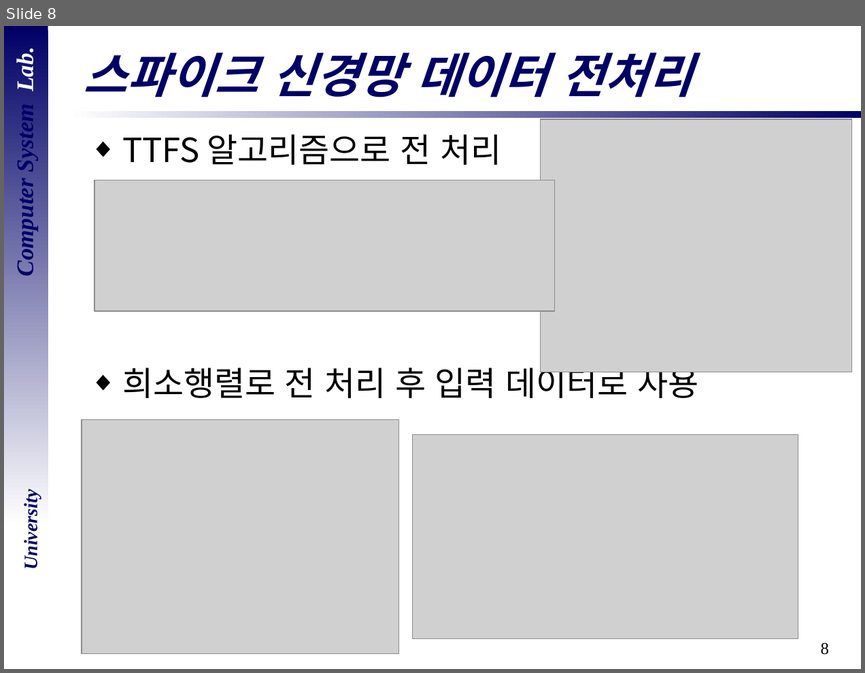
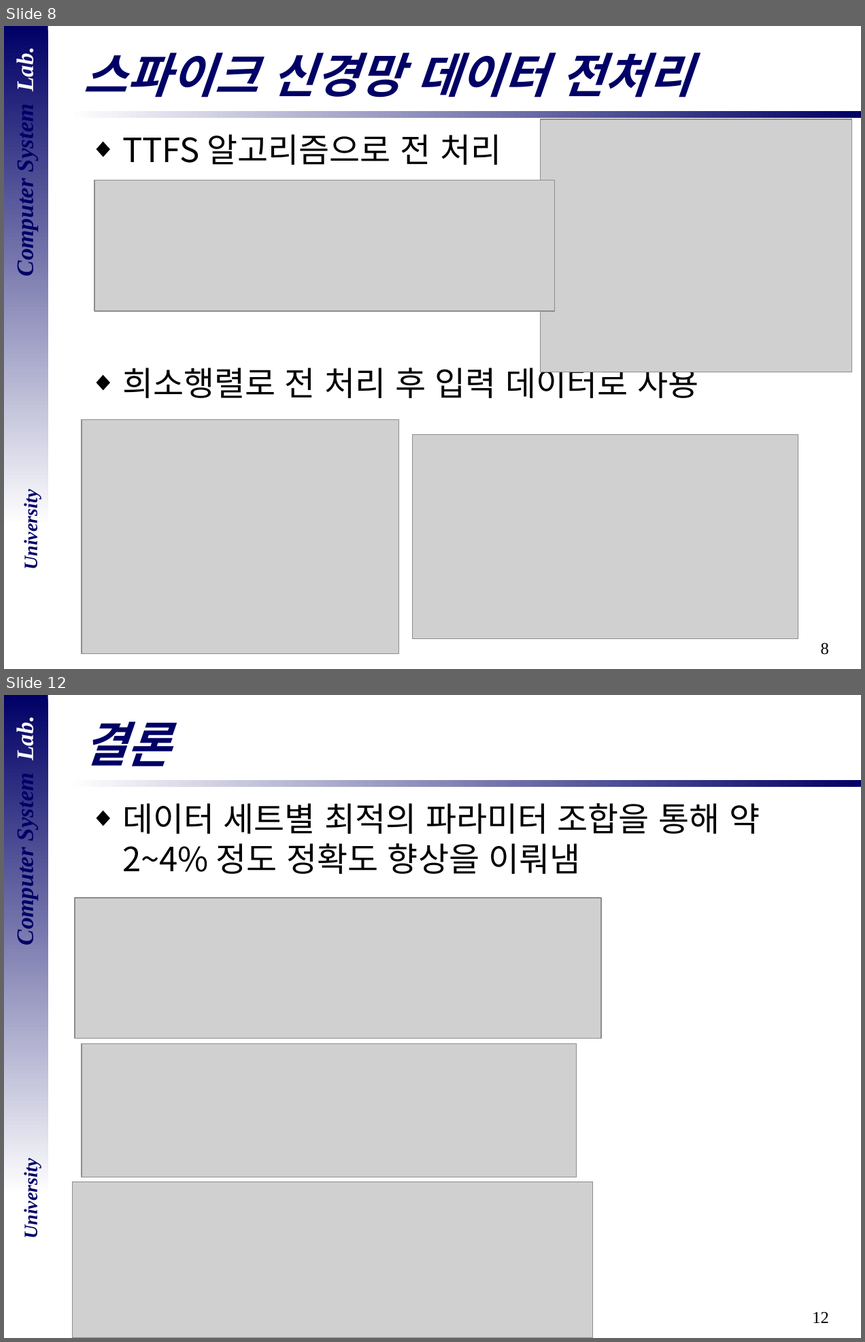
Before and after one commit to DevelopLee20/SNN, a slide deck: cs semina/졸업 논문 심사.pptx. Shown one above the other, each under a label of ours: slide 8 before the commit, slides 8 and 12 after it; the slides between them are not shown. The pictures are 865x673 and 865x1342 pixels, drawn with LibreOffice and Linux fonts; fonts in the diff are those of the drawing; grey boxes stand for pictures; background and template pictures are left out. Boxes give left, top, right and bottom in pixels: in the first picture for what was removed or moved away, otherwise in the second. Text is boxed around its words. In the diff, an @@ line names an element or a change of style, - is before the commit and + after.

```diff
--- a/cs semina/졸업 논문 심사.pptx
+++ b/cs semina/졸업 논문 심사.pptx
@@ slide 12 added at [4,695,861,1338], background #FFFFFF; not listed: 5 template elements that a slide beside it also shows @@
@@ title added at [84,722,171,766], 40 pt, text #000066, bold, italic @@
+결론
@@ text added at [122,803,759,874], 28 pt, text #000000 @@
+◆ 데이터 세트별 최적의 파라미터 조합을 통해 약 2~4% 정도 정확도 향상을 이뤄냄
@@ picture added at [75,897,601,1038] @@
@@ picture added at [82,1044,577,1177] @@
@@ picture added at [73,1182,593,1338] @@
```
Also in this commit, not shown: 5 slides changed, 1 other slide added, 2 slides removed.
